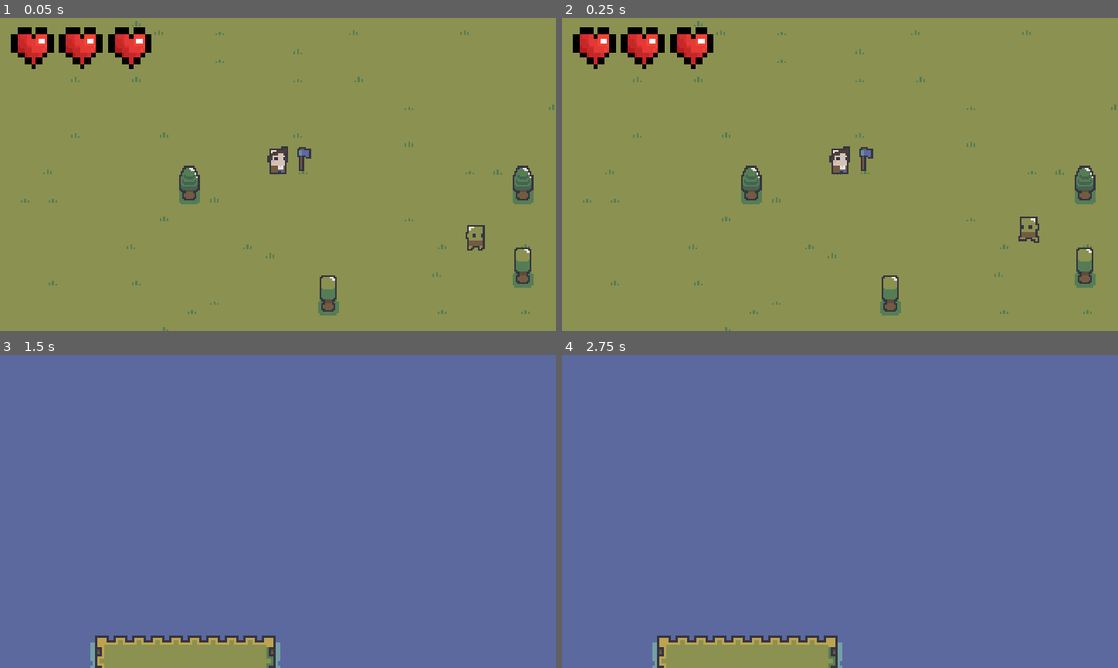
Above: before the commit, frames 1-4 (two rows, left to right).
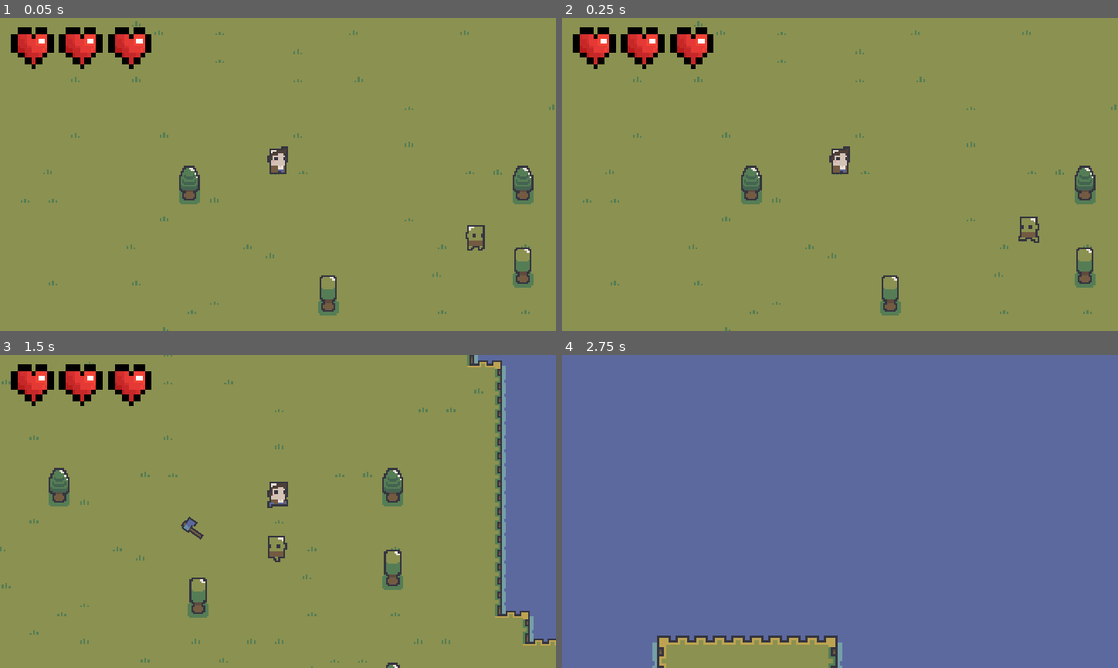
Above: after the commit, the same moments.

Repository: Garic152/axe_or_die
Game: Godot game, scene res://Scenes/proc_gen_world.tscn
Same seed, same stepped clock (60 frames per second), same inputs: the game is played once before the commit and once after it.
Inputs (mouse positions are in pixels of both pictures, inside the frame that each line leads up to):
- Up to frame 1 (0.05 s): no input
- Up to frame 2 (0.25 s): no input
- Up to frame 3 (1.5 s): move the mouse to (400, 495) at 0.52 s; hold Right (ui_right) 0.53-1.28 s; click (400, 495) at 0.6 s; move the mouse to (166, 527) at 1.27 s; hold Down (ui_down) from 1.28 s (still down); click (166, 527) at 1.35 s
- Up to frame 4 (2.75 s): tap Enter at 2 s; move the mouse to (895, 442) at 2.02 s; release Down (ui_down) at 2.03 s; hold Right (ui_right) from 2.03 s (still down); click (895, 442) at 2.1 s

The runs differ from the first frame. In frame 1, 0.1% of the frame differs, in the area x 53-56%, y 41-49%; in frame 2, 0.1%; in frame 3, 90%, in the area x 0-100%, y 0-100%; in frame 4, nothing differs.

Commit message:
Added basic axe throw

Diff:
--- a/Scenes/EnemyGoblin.tscn
+++ b/Scenes/EnemyGoblin.tscn
@@ -72,6 +72,9 @@
 "speed": 8.0
 }]
 
+[sub_resource type="Animation" id="Animation_456up"]
+length = 0.001
+
 [sub_resource type="Animation" id="Animation_llt37"]
 resource_name = "hurt"
 length = 0.2
@@ -88,9 +91,6 @@
 "update": 0,
 "values": [Color(0.1512, 0.56, 0.178453, 0.756863), Color(1, 1, 1, 1), Color(1, 1, 1, 0)]
 }
-
-[sub_resource type="Animation" id="Animation_456up"]
-length = 0.001
 
 [sub_resource type="AnimationLibrary" id="AnimationLibrary_1fctq"]
 _data = {
--- a/Scenes/enemy_goblin.gd
+++ b/Scenes/enemy_goblin.gd
@@ -111,7 +111,7 @@
 
 	if area.is_in_group("weapon"):
 		is_hurt = true
-		current_health -= 1
+		current_health -= area.damage
 		knockback(area.global_position)
 		effects.play("hurt")
 	if current_health <= 0:
--- a/Scenes/player.tscn
+++ b/Scenes/player.tscn
@@ -1,8 +1,7 @@
-[gd_scene load_steps=14 format=3 uid="uid://cgg0wp13758sy"]
+[gd_scene load_steps=13 format=3 uid="uid://cgg0wp13758sy"]
 
 [ext_resource type="Texture2D" uid="uid://clkd4mh2td2jr" path="res://Textures/Player/playerSprites_ [version 1.0]/fPlayer_ [human].png" id="1_78pxj"]
 [ext_resource type="Script" path="res://Scripts/player.gd" id="1_vgjpb"]
-[ext_resource type="PackedScene" uid="uid://bp145gmyfs2ny" path="res://Scenes/weapons/axe.tscn" id="2_3b1v2"]
 
 [sub_resource type="Animation" id="Animation_aw2b4"]
 length = 0.001
@@ -152,7 +151,4 @@
 position = Vector2(0, -8)
 shape = SubResource("RectangleShape2D_rjvax")
 
-[node name="axe" parent="." instance=ExtResource("2_3b1v2")]
-position = Vector2(15, -2)
-
 [connection signal="area_entered" from="hurtbox" to="." method="_on_hurtbox_area_entered"]
--- a/Scenes/weapons/axe.tscn
+++ b/Scenes/weapons/axe.tscn
@@ -3,22 +3,34 @@
 [ext_resource type="Script" path="res://Scripts/weapon.gd" id="1_osauy"]
 [ext_resource type="Texture2D" uid="uid://df7mauv5gxd4u" path="res://Textures/Enemies/dungeonSprites_ v1.5/weapons_.png" id="1_vl3af"]
 
-[sub_resource type="RectangleShape2D" id="RectangleShape2D_qxy41"]
-size = Vector2(5, 8)
-
 [sub_resource type="AtlasTexture" id="AtlasTexture_crhtv"]
 atlas = ExtResource("1_vl3af")
 region = Rect2(51, 28, 8, 14)
 
-[node name="axe" type="Node2D"]
+[sub_resource type="RectangleShape2D" id="RectangleShape2D_qxy41"]
+size = Vector2(6, 8)
 
-[node name="hitbox" type="Area2D" parent="." groups=["weapon"]]
+[node name="axe" type="RigidBody2D"]
+collision_layer = 0
+collision_mask = 0
+
+[node name="Sprite2D" type="Sprite2D" parent="."]
+texture = SubResource("AtlasTexture_crhtv")
+offset = Vector2(0, -7)
+
+[node name="hitbox" type="Area2D" parent="Sprite2D" groups=["weapon"]]
 script = ExtResource("1_osauy")
 
-[node name="CollisionShape2D" type="CollisionShape2D" parent="hitbox"]
-position = Vector2(2.5, -10)
+[node name="CollisionShape2D" type="CollisionShape2D" parent="Sprite2D/hitbox"]
+position = Vector2(2, -10)
 shape = SubResource("RectangleShape2D_qxy41")
 
-[node name="Sprite2D" type="Sprite2D" parent="."]
-position = Vector2(0, -7)
-texture = SubResource("AtlasTexture_crhtv")
+[node name="CollisionPolygon2D" type="CollisionPolygon2D" parent="."]
+polygon = PackedVector2Array(-3, -14, 1, -14, 1, -13, 4, -13, 4, -7, 1, -7, 1, -8, 0, -8, 0, 0, -3, 0, -3, -8, -4, -8, -4, -13, -3, -13)
+
+[node name="Timer" type="Timer" parent="."]
+one_shot = true
+autostart = true
+
+[connection signal="area_entered" from="Sprite2D/hitbox" to="Sprite2D/hitbox" method="_on_area_entered"]
+[connection signal="timeout" from="Timer" to="Sprite2D/hitbox" method="_on_timer_timeout"]
--- a/Scenes/world.tscn
+++ b/Scenes/world.tscn
@@ -11,4 +11,3 @@
 
 [node name="Player" parent="." instance=ExtResource("1_02ie2")]
 position = Vector2(109, 67)
-speed = 35
--- a/Scripts/player.gd
+++ b/Scripts/player.gd
@@ -8,6 +8,7 @@
 @onready var animation = $AnimationPlayer
 @onready var effects = $Effects
 @onready var sprite = $Sprite2D
+@onready var axe = preload("res://Scenes/weapons/axe.tscn")
 
 var current_health: int = maxHealth
 var isHurt: bool = false
@@ -17,10 +18,29 @@
 	effects.play("RESET")
 
 
+func throw_axe() -> void:
+	# get throw coordinations
+	var mouse_pos = get_global_mouse_position()
+	var throw_direction = (mouse_pos - self.global_position).normalized()
+
+	# spawn axe
+	var axe_inst = axe.instantiate()
+	axe_inst.global_position += throw_direction * 20
+
+	# apply physics
+	axe_inst.apply_central_impulse(throw_direction * 200)
+	var torque = 2000 if throw_direction.x >= 0 else -2000
+	axe_inst.apply_torque(torque)
+
+	add_child(axe_inst)
+
+
 func handleInput():
 	var moveDirection = Input.get_vector("ui_left", "ui_right", "ui_up", "ui_down")
 	velocity = moveDirection * speed
 
+	if Input.is_action_just_pressed("attack"):
+		throw_axe()
 
 func updateAnimation():
 	if velocity.length() != 0:
@@ -47,7 +67,7 @@
 func _on_hurtbox_area_entered(area: Area2D) -> void:
 	if isHurt: return
 
-	if area.name == "hitbox":
+	if area.get_parent().is_in_group("enemy"):
 		isHurt = true
 		current_health -= 1
 		HealthChanged.emit(current_health)
--- a/Scripts/weapon.gd
+++ b/Scripts/weapon.gd
@@ -1,4 +1,13 @@
 extends Area2D
 
-@export var damage: int = 2
+@export var damage: int = 1
 @export var knockback: int = 5
+
+
+func _on_area_entered(area: Area2D) -> void:
+	if area.get_parent().is_in_group("enemy"):
+		self.queue_free()
+
+
+func _on_timer_timeout() -> void:
+	self.get_parent().queue_free()
--- a/project.godot
+++ b/project.godot
@@ -72,6 +72,11 @@
 , Object(InputEventKey,"resource_local_to_scene":false,"resource_name":"","device":-1,"window_id":0,"alt_pressed":false …(183 unchanged characters)…
 ]
 }
+attack={
+"deadzone": 0.5,
+"events": [Object(InputEventMouseButton,"resource_local_to_scene":false,"resource_name":"","device":-1,"window_id":0,"alt_pressed":false,"shift_pressed":false,"ctrl_pressed":false,"meta_pressed":false,"button_mask":0,"position":Vector2(0, 0),"global_position":Vector2(0, 0),"factor":1.0,"button_index":1,"canceled":false,"pressed":false,"double_click":false,"script":null)
+]
+}
 
 [layer_names]
 
